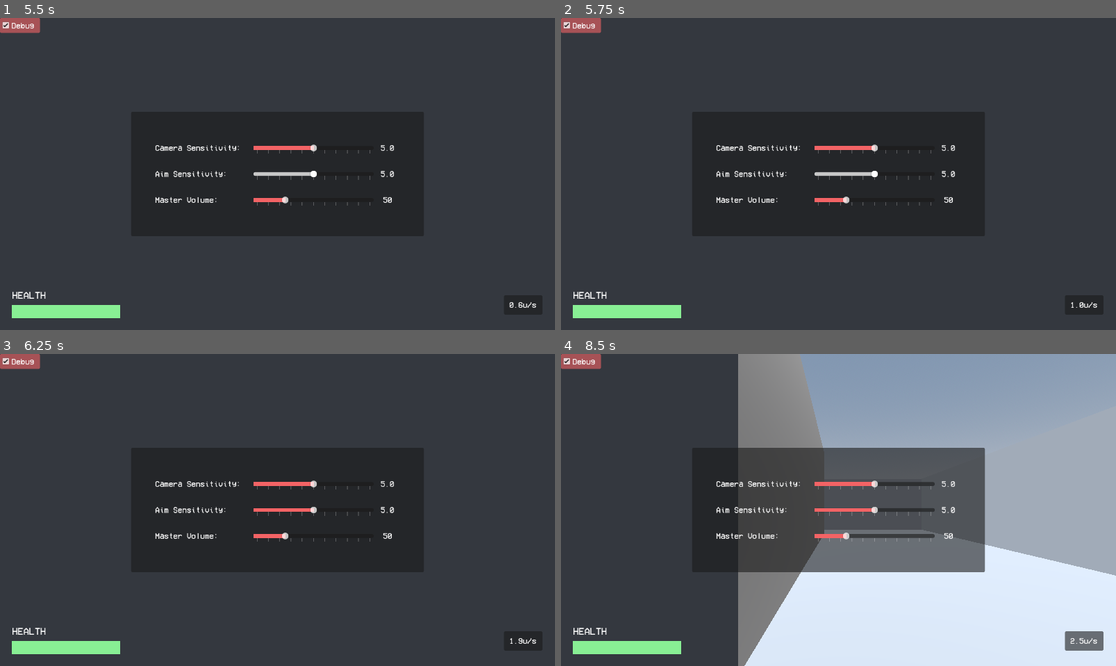
Above: before the commit, frames 1-4 (two rows, left to right).
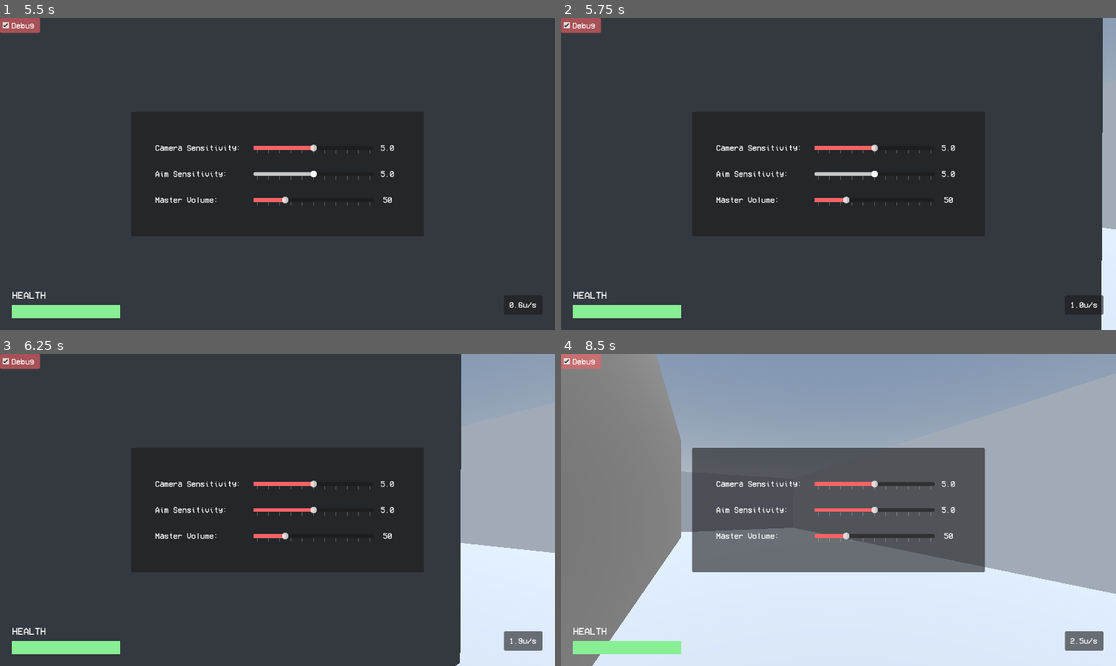
Above: after the commit, the same moments.

Repository: ts-scik/goop-gun
Game: Godot game, scene res://Prefabs/main_scene.tscn
The game is run twice, just before and just after one commit, with the same random seed, the same clock (stepped at 60 frames per second) and the same inputs. The engine's default icon, where the game draws it, is replaced by a stand-in: a white triangle on a blue panel in a dark square.
Inputs (mouse positions are in pixels of both pictures, inside the frame that each line leads up to):
- Up to frame 1 (5.5 s): tap Enter at 0.5 s; move the mouse to (305, 174) at 0.52 s; hold Right mouse button (aim_btn) 0.53-1.28 s; hold W (forward) 0.53-4.28 s; tap Space (jump) at 0.77, 1.07, 1.52, 1.82, 3.02, 3.05, 3.32, 4.52, 4.82 s; tap Ctrl (crouch) at 0.8, 1.35, 4.55 s; move the mouse to (249, 174) at 1.27 s; tap Shift (run) at 1.55, 5.3 s; move the mouse to (288, 167) at 2.02 s; hold Shift (run) 2.03-2.78 s; click (288, 167) at 2.3 s; move the mouse to (271, 180) at 2.77 s; click (271, 180) at 2.85 s; move the mouse to (316, 177) at 3.52 s; hold Space (jump) 3.53-4.28 s; right-click (316, 177) at 3.8 s; tap Escape (pause) at 4.15 s; move the mouse to (111, 127) at 4.27 s; hold A (left) 4.28-5.03 s; right-click (111, 127) at 4.35 s; tap R (reload) at 4.9 s; move the mouse to (305, 174) at 5.02 s; hold S (back) from 5.03 s (still down); hold Ctrl (crouch) from 5.03 s (still down)
- Up to frame 2 (5.75 s): keep holding S (back); keep holding Ctrl (crouch)
- Up to frame 3 (6.25 s): move the mouse to (194, 432) at 5.77 s; release S (back) at 5.78 s; release Ctrl (crouch) at 5.78 s; hold D (right) from 5.78 s (still down); tap Shift (run) at 5.85 s; tap Space (jump) at 6.02 s; click (194, 432) at 6.05 s
- Up to frame 4 (8.5 s): tap Space (jump) at 6.32, 6.77, 6.8, 7.07, 7.52, 7.82 s; move the mouse to (960, 494) at 6.52 s; release D (right) at 6.53 s; press the mouse at (960, 494) at 6.53 s; hold W (forward) 6.53-7.28 s; move the mouse to (727, 525) at 7.27 s; release the mouse at (727, 525) at 7.28 s; hold D (right) 7.28-8.03 s; right-click (727, 525) at 7.35 s; move the mouse to (894, 441) at 8.02 s; hold S (back) from 8.03 s (still down); hold Ctrl (crouch) from 8.03 s (still down)

Frame 1 is identical in both runs. In frame 2, 2.5% of the frame differs, in the area x 97-100%, y 0-100%; in frame 3, 17%; in frame 4, 42%, in the area x 0-100%, y 0-100%.

Commit message:
really for real finished camera/gun HSM pushdown automata migration. Still need to add new Reload states. PlayerController still needs work.

Diff:
--- a/Scripts/Player/CameraController/CameraStates/reload.gd
+++ b/Scripts/Player/CameraController/CameraStates/reload.gd
@@ -15,18 +15,19 @@
 
 	# Handle mouse input
 	var cam_target_fov : float = cmk.desired_fov * cmk.aimed_fov_percent
-	var cam_target_transform : Transform3D = cmk.pmk.camera_controller_anchor.get_global_transform_interpolated()
+	var cam_target_tf : Transform3D = cmk.pmk.camera_controller_anchor.get_global_transform_interpolated()
 
 	# Handle camera effects
-	var cam_offset_transform : Transform3D = cmk._get_cam_effects_transform()
+	var cam_offset_tf : Transform3D = cmk._get_cam_effects_transform()
 
 	# Update camera
 	cmk.player_camera.fov = cam_target_fov
-	cmk.position = cam_target_transform.origin + cam_offset_transform.origin
-	cmk.rotation = (
-		cam_offset_transform.basis.get_euler() +
-		cam_offset_transform.basis.get_euler()
-	)
+	cmk.position = cam_target_tf.origin + cam_offset_tf.origin
+	cmk.rotation = cam_target_tf.basis.get_euler() + cam_offset_tf.basis.get_euler()
+
+	# --- CLEANUP --- #
+	# Reset mouse input for next frame
+	cmk.mouse_input = Vector2.ZERO
 
 
 ## Called by the state machine on the engine's physics update tick.
--- a/Scripts/Player/CameraController/CameraStates/std_aim_in.gd
+++ b/Scripts/Player/CameraController/CameraStates/std_aim_in.gd
@@ -22,6 +22,7 @@
 	var unaimed_tf = _get_gun_unaimed_tf()
 
 	# cap our max aim amount if the player is running
+	# TODO - something about this is borken! it snaps very suddenly
 	var max_aim_amt : float = cmk.ads_time * 0.4 if cmk.pmk.is_running else cmk.ads_time
 
 	# update the aim timer
@@ -57,7 +58,7 @@
 ## Determines whether we should change state
 func _check_state_transitions() -> void:
 	# If we're no longer trying to aim, aim out
-	if !cmk.pmk.aim_held:
+	if !cmk.aim_held:
 		finished.emit("AimOut")
 	# If we're finished aiming in, set to Aimed
 	elif cmk.ads_ratio() >= 1.0:
--- a/Scripts/Player/CameraController/CameraStates/std_aim_out.gd
+++ b/Scripts/Player/CameraController/CameraStates/std_aim_out.gd
@@ -51,7 +51,8 @@
 	# If we're no longer trying to aim out, aim in
 	# ... unless we're trying to aim while sprinting, and still above the sprint aim cap
 	var max_aim_amt = cmk.ads_time * 0.4 if cmk.pmk.is_running else cmk.ads_time
-	if cmk.pmk.aim_held and cmk.ads_timer < max_aim_amt:
+	# TODO - something about this is borken! it snaps very suddenly when sprinting
+	if cmk.aim_held and cmk.ads_timer < max_aim_amt:
 		finished.emit("AimIn")
 	# If we've fully aimed out, transition to Unaimed
 	if cmk.ads_ratio() <= 0.0:
--- a/Scripts/Player/CameraController/CameraStates/std_aimed.gd
+++ b/Scripts/Player/CameraController/CameraStates/std_aimed.gd
@@ -1,5 +1,19 @@
 ## State for camera+gun management when completely Aimed
 extends StandardCameraState
+
+## [OVERRIDE]
+## Called by the state machine on the engine's main loop tick.
+## We override this so we can handle shooting!!
+func update(delta) -> void:
+	# --- !TRY SHOOTING! --- #
+	# check if we're allowed to shoot again
+	if(cmk.gck.shoot_time_remaining() >= cmk.reshoot_cutoff):
+		# try retrieving a SHOOT_INPUT from the input buffer
+		# if there's one in there, let's shoot!!w
+		if(cmk.pmk.input_buffer.buffer_retrieve(cmk.pmk.SHOOT_INPUT)):
+			cmk.camera_gun_kick()
+			cmk.gck.shoot()
+	super(delta)
 
 
 ## [OVERRIDE]
@@ -116,5 +130,5 @@
 func _check_state_transitions() -> void:
 	# If we're no longer in an aiming state, transition out
 	# If we aren't holding aim, or we aren't is_aiming, or we started running
-	if (!cmk.pmk.aim_held or !cmk.is_aiming or cmk.pmk.is_running):
+	if (!cmk.aim_held or !cmk.is_aiming or cmk.pmk.is_running):
 		finished.emit("AimOut")
--- a/Scripts/Player/CameraController/CameraStates/std_camerastate.gd
+++ b/Scripts/Player/CameraController/CameraStates/std_camerastate.gd
@@ -27,16 +27,65 @@
 		if event is InputEventMouseMotion:
 			cmk.mouse_input.x += -event.screen_relative.x * cmk.mouse_sensitivity
 			cmk.mouse_input.y += -event.screen_relative.y * cmk.mouse_sensitivity
-
-	# Handle gamepad aiming
+		# Handle mouse buttons
+		if event.is_action_pressed("shoot_btn"):
+			cmk.pmk.input_buffer.buffer_input(cmk.pmk.SHOOT_INPUT)
+		elif event.is_action_pressed("aim_btn"):
+			# Toggle-aim / Hold to aim
+			cmk.aim_held = !cmk.aim_held if cmk.aim_toggle else true
+		elif event.is_action_released("aim_btn") and !cmk.aim_toggle:
+			# Hold-to-aim (release)
+			cmk.aim_held = false
+
+
+## Handle gamepad aiming/shooting inputs
+func _handle_gamepad_gun_input() -> void:
+	# Early return if we're not in a captured-mouse state
+	if !Input.mouse_mode == Input.MOUSE_MODE_CAPTURED:
+		return
+
+	# --- Handle gamepad aiming --- #
 	var y_aim : float = Input.get_axis("look_down","look_up")
 	var x_aim : float = Input.get_axis("look_right","look_left")
 	cmk.mouse_input.y += y_aim * cmk.mouse_sensitivity * cmk.gamepad_sense_scale
 	cmk.mouse_input.x += x_aim * cmk.mouse_sensitivity * cmk.gamepad_sense_scale
 
+	# --- Handle gamepad aiming/shooting --- #
+	# Effectively converts LT/RT into buttons
+	var shoot_amount = Input.get_action_strength("shoot_axis")
+	var aim_amount = Input.get_action_strength("aim_axis")
+
+	var shoot_threshold = 0.25 # TODO - export
+	var aim_threshold = 0.1 # TODO - export
+
+	# --- Release Triggers --- #
+	# If we recently pulled RT, and just released it, reset shoot flag
+	if(cmk.recent_gamepad_shoot and shoot_amount < shoot_threshold):
+		cmk.recent_gamepad_shoot = false
+	# If we recently pulled LT, and just released it, reset aim flag
+	# Also - if we're not using toggle aim, we should de-aim
+	if(cmk.recent_gamepad_aim and aim_amount < aim_threshold):
+		if(!cmk.aim_toggle):
+			cmk.aim_held = false
+		cmk.recent_gamepad_aim = false
+
+	# --- Press Triggers --- #
+	# If we haven't recently pulled RT, and just pulled it, shoot!! (and set flag)
+	if(!cmk.recent_gamepad_shoot and shoot_amount > shoot_threshold):
+		cmk.pmk.input_buffer.buffer_input(cmk.pmk.SHOOT_INPUT)
+		cmk.recent_gamepad_shoot = true
+	# If we haven't recently pulled LT, and just pulled it, update aim (and set flag)
+	if(!cmk.recent_gamepad_aim and aim_amount > aim_threshold):
+		# Toggle-aim / Hold to aim
+		cmk.aim_held = !cmk.aim_held if cmk.aim_toggle else true
+		cmk.recent_gamepad_aim = true
+
 
 ## Called by the state machine on the engine's main loop tick.
 func update(delta: float) -> void:
+	# --- GAMEPAD --- #
+	_handle_gamepad_gun_input()
+
 	# --- CAMERACONTROLLER --- #
 	# If the window has been resized, do some viewport updates
 	if(cmk.screen_size != Vector2(get_viewport().size)):
@@ -148,7 +197,7 @@
 	var rot_change : Vector3 = Vector3.ZERO
 
 	# Rotation change -- only calculated if not holstered
-	if(cmk.is_aiming or cmk.pmk.aim_held or cmk.ads_timer > 0.0):
+	if(cmk.is_aiming or cmk.aim_held or cmk.ads_timer > 0.0):
 		rot_change = cmk_rot - cmk.last_cmk_rot
 
 		# Keep rot_change inbounds
--- a/Scripts/Player/CameraController/CameraStates/std_unaimed.gd
+++ b/Scripts/Player/CameraController/CameraStates/std_unaimed.gd
@@ -31,5 +31,5 @@
 ## Determines whether we should change state
 func _check_state_transitions() -> void:
 	# If we're trying to aim, start doing it!
-	if cmk.pmk.aim_held:
+	if cmk.aim_held:
 		finished.emit("AimIn")
--- a/Scripts/Player/CameraController/camera_controller.gd
+++ b/Scripts/Player/CameraController/camera_controller.gd
@@ -14,54 +14,60 @@
 
 @export_category("Effects")
 @export_group("Run Tilt")
-@export var enable_tilt : bool = false
-@export var run_pitch : float = 0.1 # Euler degrees
-@export var run_roll : float = 0.25 # Euler degrees
-@export var max_pitch : float = 1.0 # Euler degrees
-@export var max_roll : float = 2.5 # Euler degrees
+@export var enable_tilt : bool = false	# Whether camera tilt angle is enabled
+@export var run_pitch : float = 0.1	# Euler degrees
+@export var run_roll : float = 0.25	# Euler degrees
+@export var max_pitch : float = 1.0	# Euler degrees
+@export var max_roll : float = 2.5	# Euler degrees
 @export_group("Gun Kick")
 @export var kick_amount = Vector2(0.025,0.05) # Cursor's x/y screen kick amount
 @export_group("Camera Shake")
-@export var camera_shake_enabled = true
-@export var camera_roll_enabled = true
-var _camera_shake_tween : Tween
-var _camera_shake_angle : Vector2 = Vector2.ZERO
+@export var camera_shake_enabled = true	# Whether camera x/y shake is enabled
+@export var camera_roll_enabled = true	# Whether camera roll shake is enabled
+var _camera_shake_tween : Tween			# Tween for camera shake
+var _camera_shake_angle := Vector2.ZERO	# Holder for camera shake
 @export_group("Aim FOV")
-@export var enable_aim_zoom : bool = true
-@export var aimed_fov_percent : float = 0.875
+@export var enable_aim_zoom : bool = true		# Whether camera FOV changes while aiming
+@export var aimed_fov_percent : float = 0.875	# % of fov when fully aimed in
 @export_group("Viewbob")
-@export var enable_viewbob : bool = true
-@export var viewbob_curve : Curve
-@export var max_bob_height : float = 0.06
-var bob_vec : Vector3 = Vector3.ZERO
+@export var enable_viewbob : bool = true	# Whether viewbob is enabled
+@export var viewbob_curve : Curve			# Configurable curve for viewbob
+@export var max_bob_height : float = 0.06	# Point where viewbob curve peaks
+var bob_vec : Vector3 = Vector3.ZERO		# Holder for viewbob offset vector
 
 @export_category("Interactions")
+@export_group("Shooting")
+@export var reshoot_cutoff : float = 0.75	# min seconds between shots
+var recent_gamepad_shoot : bool = false		# flag for if we've recently pulled RT
 @export_group("Aiming")
-@export var ads_time : float = 0.25 # ADS time (in seconds)
-var ads_timer : float = 0.0 # Timer for ADS lerp
-var is_aiming : bool = false # Flag for ADS completed
+@export var ads_time : float = 0.25	# ADS time (in seconds)
+var ads_timer : float = 0.0		# Timer for ADS lerp
+var is_aiming : bool = false	# Flag for ADS completed
+var aim_held : bool = false		# Flag for ADS input
+var aim_toggle : bool = false	# Whether or not we're using toggle-aim
+var recent_gamepad_aim : bool = false	# flag for if we've recently pulled LT
 @export_group("Mouse Deadzone")
 @export var mouse_deadzone : Vector3 = Vector3(0.1, 0.65, 0.35) # Mouse deadzone (in screen %) (x, yTop, yBottom)
 
 @export_category("Player Configurables")
-@export var desired_fov : float = 75.0 # TODO - this should be player-configurable
-@export var mouse_sensitivity : float = 0.005 # Mouse overall sensitivitiy
-@export var camera_sensitivity : float = 0.5 # Mouse camera sensitivity
-@export var aim_sensitivity : float = 0.1 # Mouse aim sensitivity
-@export var gamepad_sense_scale = 15 # Gamepad sensitivity multiplier
+@export var desired_fov : float = 75.0 		# Player default FOV (TODO - add player setting)
+@export var mouse_sensitivity : float = 0.005 	# Mouse overall sensitivitiy
+@export var camera_sensitivity : float = 0.5 	# Mouse camera sensitivity
+@export var aim_sensitivity : float = 0.1 		# Mouse aim sensitivity
+@export var gamepad_sense_scale : float = 15 	# Gamepad sensitivity multiplier
 
 # Mouse input variables
-var mouse_input : Vector2 # Stores mouse input each frame
-var input_rotation : Vector3 # Stores mouse_input converted to rotation
+var mouse_input : Vector2		# Stores mouse input (1gets reset each frame!)
+var input_rotation : Vector3 	# Stores mouse_input converted to rotation
 # Gun deadzone variables
-var mouse_position : Vector2 = Vector2.ZERO # Mouse cursor's position onscreen
-var screen_size : Vector2 # Size of screen (in pixels)
-var gun_deadzone : Vector3 # Gun's deadzone size (in pixels)
-var last_cmk_rot : Vector3 # Camera's rotation last frame
+var mouse_position := Vector2.ZERO	# Mouse cursor's position onscreen
+var screen_size : Vector2	# Size of screen (in pixels)
+var gun_deadzone : Vector3	# Gun's deadzone size (in pixels)
+var last_cmk_rot : Vector3	# Camera's rotation last frame
 # Debug stuff
-var guncanvas : GunCanvas # Node for mouse_position debug display
-var debug_dot : bool = false # Flag for if we want to show the red_dot
-var debug_box : bool = false # Flag for if we want to show the boundary_rect
+var guncanvas : GunCanvas 	# Node for mouse_position debug display
+var debug_dot :bool = false	# Flag for if we want to show the red_dot
+var debug_box :bool = false	# Flag for if we want to show the boundary_rect
 
 
 ## Get our camera
@@ -103,6 +109,7 @@
 	var angles = Vector3.ZERO
 
 	# Camera Tilt
+	# TODO - can we get rid of this??
 	if enable_tilt:
 		var forward = -global_transform.basis.z
 		var right = global_transform.basis.x
@@ -143,7 +150,7 @@
 	# TODO - make this a lerp rather than an instantaneous snap
 	var kick_store = kick_amount
 	kick_store.x *= ((randi() & 2) - 1)
-	mouse_input += kick_store # TODO scale with screen size
+	mouse_input += kick_store # TODO scale with screen size ?
 
 	start_camera_shake(1, gck.gun_shoot_time)
 
--- a/Scripts/Player/playercontroller.gd
+++ b/Scripts/Player/playercontroller.gd
@@ -5,22 +5,22 @@
 # Movement constants
 @export_category("Movement Variables")
 @export_group("Jumping")
-@export var GRAVITY : float = 9.8
-@export var PM_JUMP_VELOCITY : float = 4.5 # jump velocity
+@export var GRAVITY : float = 9.8	# gravity velocity
+@export var PM_JUMP_VELOCITY : float = 4.5	# jump velocity
 @export_group("Movement")
-@export var PM_WALKSPEED : float = 2.5 # move velocity
-@export var PM_RUNSPEED : float = 5 # run velocity
-@export var PM_CROUCHSPEED : float = 1.5 # crouch velocity
-@export var PM_ACCELERATE : float = 8.0 # Acceleration factor on ground
-@export var PM_AIRACCELERATE : float = 1.0 # Acceleration factor in air
+@export var PM_WALKSPEED : float = 2.5		# move velocity
+@export var PM_RUNSPEED : float = 5			# run velocity
+@export var PM_CROUCHSPEED : float = 1.5	# crouch velocity
+@export var PM_ACCELERATE : float = 8.0		# Acceleration factor on ground
+@export var PM_AIRACCELERATE : float = 1.0	# Acceleration factor in air
 @export_group("Friction")
-@export var PM_FRICTION : float = 6.0 # Friction factor when on ground
-@export var PM_STOPSPEED : float = 0.75 # Minimum speed factor for friction calculation
+@export var PM_FRICTION : float = 6.0	# Friction factor when on ground
+@export var PM_STOPSPEED : float = 0.75	# Minimum speed factor for friction calculation
 # Variables for foosteps
-var footstep_timer : float = 0.0
+var footstep_timer : float = 0.0 # timer-holder for footsteps
 @export_group("Footsteps")
-@export var footstep_time_length : float = 0.75
-@export var footstep_peak_pct : float = 0.65
+@export var footstep_time_length : float = 0.75	# total time length of footstep
+@export var footstep_peak_pct : float = 0.65	# point where footstep cannot be reversed
 
 # Child nodes
 @onready var camera_controller_anchor : Marker3D = $HeadPos
@@ -30,28 +30,24 @@
 @onready var HUD : CanvasLayer = get_node("HUD")
 
 # Local player variables
-var paused = false
-var health : int = 3
-var score : int = 0
+var paused : bool = false	# flag for pause menu
+var health : int = 3		# HP
 # Variables for movement
-var was_on_floor : bool = false # Whether we were on floor at start of frame
-var fly_enabled : bool = false # debug for fly movement
-var is_crouching : bool = false # Flag for crouching
-var is_running : bool = false # Flag for running
-var crouch_toggle : bool = false # Whether we're using toggle-crouch
-# Variables for gun handling
-var aim_held : bool = false # Flag for ADS input
-var aim_toggle : bool = false # Whether or not we're using toggle-aim
+var was_on_floor 	: bool = false	# Whether we were on floor at start of frame
+var fly_enabled 	: bool = false	# debug for fly movement
+var is_crouching 	: bool = false	# Flag for crouching
+var is_running 		: bool = false	# Flag for running
+var crouch_toggle 	: bool = false	# Whether we're using toggle-crouch
 
 # Variables for input buffering
 var input_buffer : InputBuffer
-enum {
+enum {	# types of bufferable inputs
 	JUMP_INPUT = 0,
 	SHOOT_INPUT = 1,
 }
-const input_timers : Dictionary = {
+const input_timers : Dictionary = {	# timers for bufferable inputs
 	JUMP_INPUT : 0.07,
-	SHOOT_INPUT : 0.2,
+	SHOOT_INPUT : 0.08,
 }
 
 
@@ -62,23 +58,8 @@
 
 
 ## Handle instantaneous inputs (pausing, scoreboard, jump, mouse)
-# TODO - should this all be here?
+# TODO - should this all be here? (No!)
 func _input(event) -> void:
-	# Mouse
-	if Input.mouse_mode == Input.MOUSE_MODE_CAPTURED:
-		if event.is_action_pressed("shoot_btn"):
-			input_buffer.buffer_input(SHOOT_INPUT)
-		elif event.is_action_pressed("aim_btn"):
-			# Toggle-aim
-			if(aim_toggle):
-				aim_held = !aim_held
-			# Hold-to-aim (press)
-			else:
-				aim_held = true
-		elif event.is_action_released("aim_btn") and !aim_toggle:
-			# Hold-to-aim (release)
-			aim_held = false
-
 	# Crouching/running/jumping
 	if event.is_action_pressed("jump"):
 		input_buffer.buffer_input(JUMP_INPUT)
@@ -98,7 +79,6 @@
 	elif event.is_action_released("crouch") and !crouch_toggle:
 		# hold to crouch (release)
 		is_crouching = false
-	# TODO !!
 
 	# Pause menu
 	if event.is_action_pressed("pause"):
@@ -108,57 +88,9 @@
 		die()
 
 
-## Handles gamepad aiming/shooting
-## Effectively converts LT/RT into buttons
-# TODO - there must be a better way of doing this
-var recent_gamepad_shoot := false
-var recent_gamepad_aim := false
-func _input_shoot_ads_gamepad() -> void:
-	var shoot_amount = Input.get_action_strength("shoot_axis")
-	var aim_amount = Input.get_action_strength("aim_axis")
-
-	var shoot_threshold = 0.25 # TODO - export
-	var aim_threshold = 0.1 # TODO - export
-
-	# Release -- reset flags
-	if(recent_gamepad_shoot and shoot_amount < shoot_threshold):
-		recent_gamepad_shoot = false
-	if(recent_gamepad_aim and aim_amount < aim_threshold):
-		if(!aim_toggle):
-			aim_held = false
-		recent_gamepad_aim = false
-
-	# Press -- set flags
-	if(!recent_gamepad_shoot and shoot_amount > shoot_threshold):
-		input_buffer.buffer_input(SHOOT_INPUT)
-		recent_gamepad_shoot = true
-	if(!recent_gamepad_aim and aim_amount > aim_threshold):
-		if(aim_toggle):
-			aim_held = !aim_held
-		else:
-			aim_held = true
-		recent_gamepad_aim = true
-
-
-## Handle buffered inputs
-func _process(_delta: float) -> void:
-	# Handle gamepad shoot/ads
-	_input_shoot_ads_gamepad()
-
-	# Try to shoot
-	# TODO - should this be here? probably not!!
-	var reshoot_cutoff : float = 0.75 # TODO export
-	var can_shoot : bool = (gun_controller.shoot_time_remaining() >= reshoot_cutoff and camera_controller.is_aiming)
-	if(can_shoot):
-		var buffered_shoot = input_buffer.buffer_retrieve(SHOOT_INPUT) # check for buffered shoot input
-		if(buffered_shoot):
-			camera_controller.camera_gun_kick()
-			gun_controller.shoot()
-
-
 ## Handle player movement
 func _physics_process(delta: float) -> void:
-	# TODO - should any of this be here?
+	# TODO - should any of this be here? (No!)
 	# Set walking/on_ground flag
 	was_on_floor = is_on_floor()
 
@@ -171,7 +103,7 @@
 # timer increments while user is on ground and pressing input directions
 # at the peak of our bob, we trigger a sound + gun_shake, but only if user
 # is pressing a movement direction and is grounded *at that moment*
-# TODO - should this be here?
+# TODO - should this be here? (Probably not!)
 var dip_passed : bool = false
 func _handle_footsteps(delta) -> void:
 	var direction : Vector3 = pmove.PM_Wishdir(self)
--- a/Scripts/UI/pause_menu.gd
+++ b/Scripts/UI/pause_menu.gd
@@ -49,7 +49,7 @@
 
 ## Handles ADS toggle
 func _on_aim_toggle_button_toggled(toggled_on: bool) -> void:
-	pmk.aim_toggle = toggled_on
+	pmk.camera_controller.aim_toggle = toggled_on
 
 
 ## Handles crouch toggle
--- a/project.godot
+++ b/project.godot
@@ -135,6 +135,11 @@
 "events": [Object(InputEventJoypadMotion,"resource_local_to_scene":false,"resource_name":"","device":-1,"axis":2,"axis_value":1.0,"script":null)
 ]
 }
+reload={
+"deadzone": 0.2,
+"events": [Object(InputEventKey,"resource_local_to_scene":false,"resource_name":"","device":-1,"window_id":0,"alt_pressed":false,"shift_pressed":false,"ctrl_pressed":false,"meta_pressed":false,"pressed":false,"keycode":0,"physical_keycode":82,"key_label":0,"unicode":114,"location":0,"echo":false,"script":null)
+]
+}
 shoot_axis={
 "deadzone": 0.2,
 "events": [Object(InputEventJoypadMotion,"resource_local_to_scene":false,"resource_name":"","device":-1,"axis":5,"axis_value":1.0,"script":null)
@@ -143,11 +148,6 @@
 aim_axis={
 "deadzone": 0.2,
 "events": [Object(InputEventJoypadMotion,"resource_local_to_scene":false,"resource_name":"","device":-1,"axis":4,"axis_value":1.0,"script":null)
-]
-}
-reload={
-"deadzone": 0.2,
-"events": [Object(InputEventKey,"resource_local_to_scene":false,"resource_name":"","device":-1,"window_id":0,"alt_pressed":false,"shift_pressed":false,"ctrl_pressed":false,"meta_pressed":false,"pressed":false,"keycode":0,"physical_keycode":82,"key_label":0,"unicode":114,"location":0,"echo":false,"script":null)
 ]
 }
 
